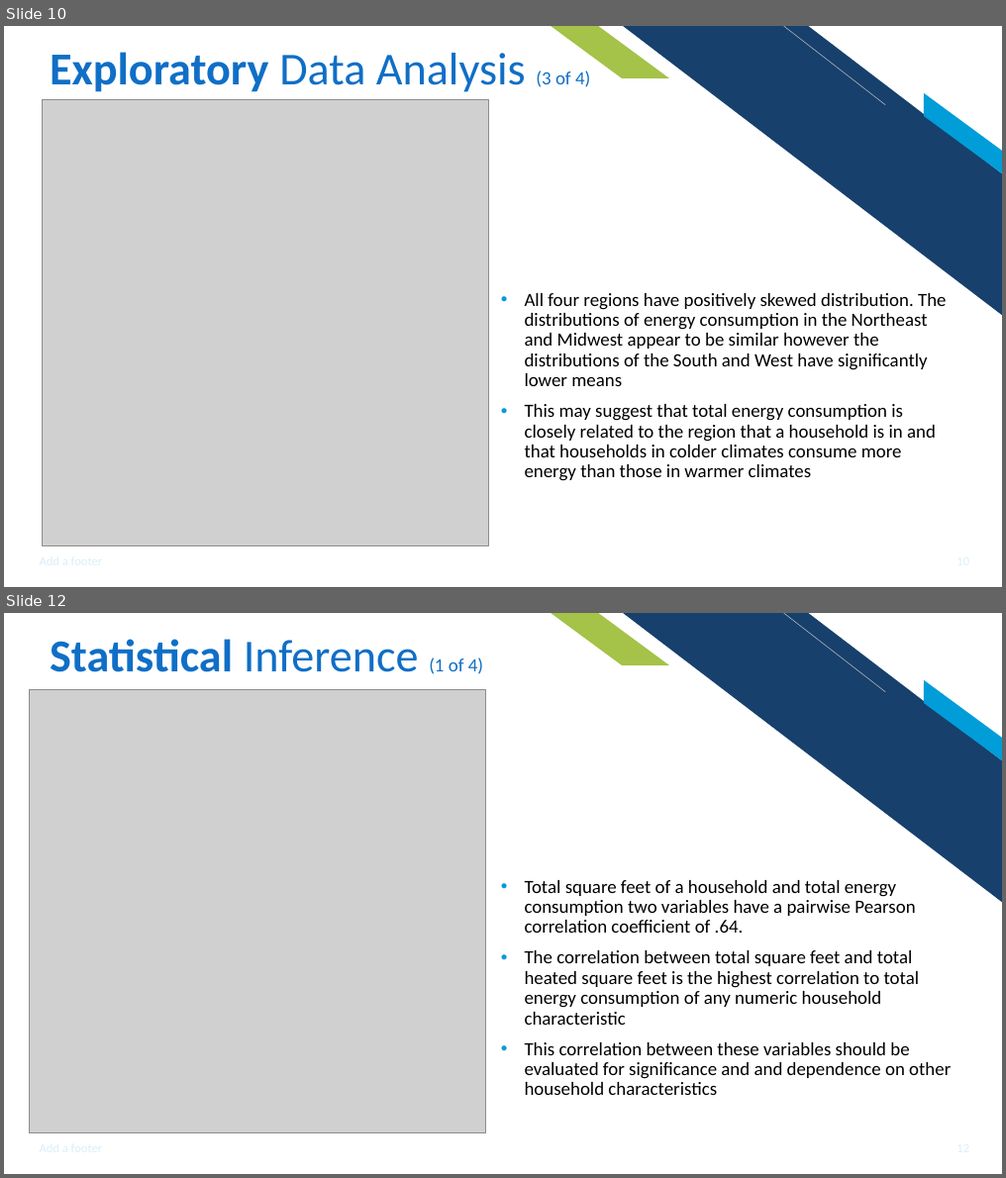
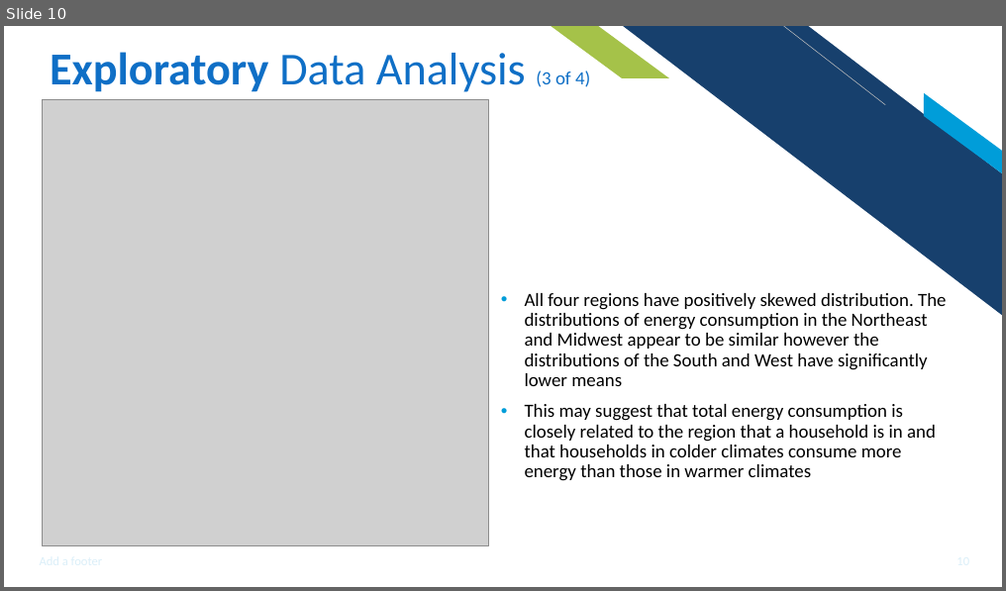
Before and after one commit to ishareef7/Springboard, a slide deck: Capstone1/Capstone1_Reports/Capstone1_Presentation.pptx. Shown one above the other, each under a label of ours: slides 10 and 12 before the commit, slide 10 after it; the slides between them are not shown. The pictures are 1006x1178 and 1006x591 pixels, drawn with LibreOffice and Linux fonts; fonts in the diff are those of the drawing; grey boxes stand for pictures. Boxes give left, top, right and bottom in pixels: in the first picture for what was removed or moved away, otherwise in the second. Text is boxed around its words. In the diff, an @@ line names an element or a change of style, - is before the commit and + after.

```diff
--- a/Capstone1/Capstone1_Reports/Capstone1_Presentation.pptx
+++ b/Capstone1/Capstone1_Reports/Capstone1_Presentation.pptx
@@ slide 12 removed at box(4, 613, 1002, 1174), background #FFFFFF; not listed: 4 template elements that a slide beside it also shows @@
@@ title removed at box(50, 639, 483, 674) @@
-Statistical Inference (1 of 4)
@@ picture removed at box(29, 689, 485, 1134) @@
@@ text removed at box(525, 880, 950, 1095) @@
-• Total square feet of a household and total energy consumption two variables have a pairwise Pearson correlation coefficient of .64.
-• The correlation between total square feet and total heated square feet is the highest correlation to total energy consumption of any numeric household characteristic
-• This correlation between these variables should be evaluated for significance and and dependence on other household characteristics
```
Also in this commit, not shown: 6 slides added, 4 other slides removed, 21 other files.
